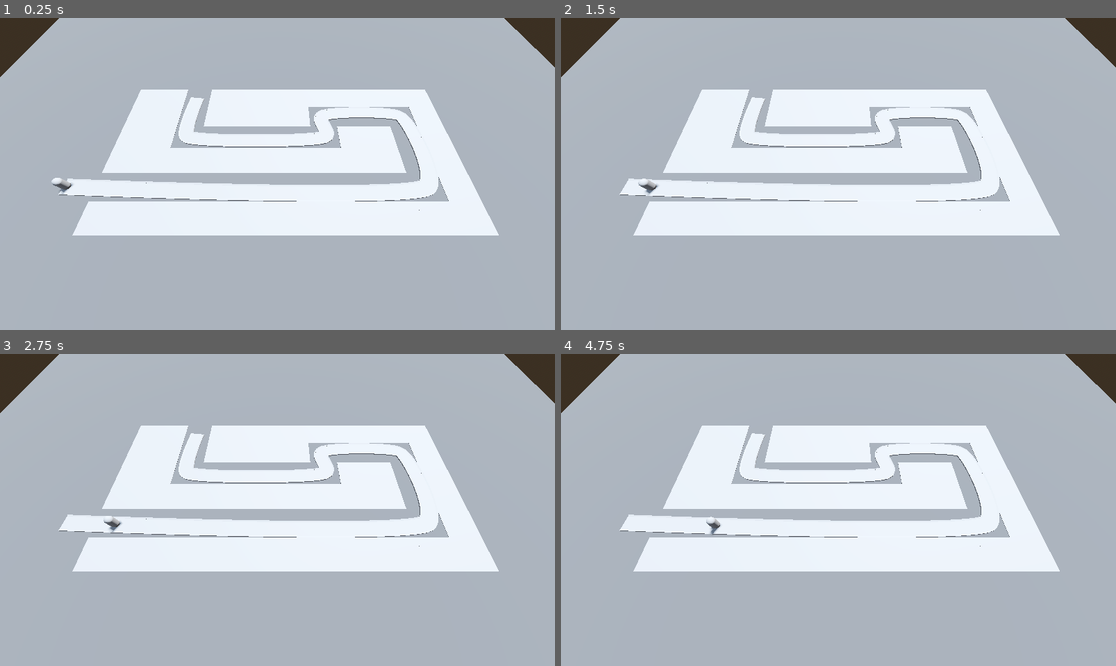
Above: before the commit, frames 1-4 (two rows, left to right).
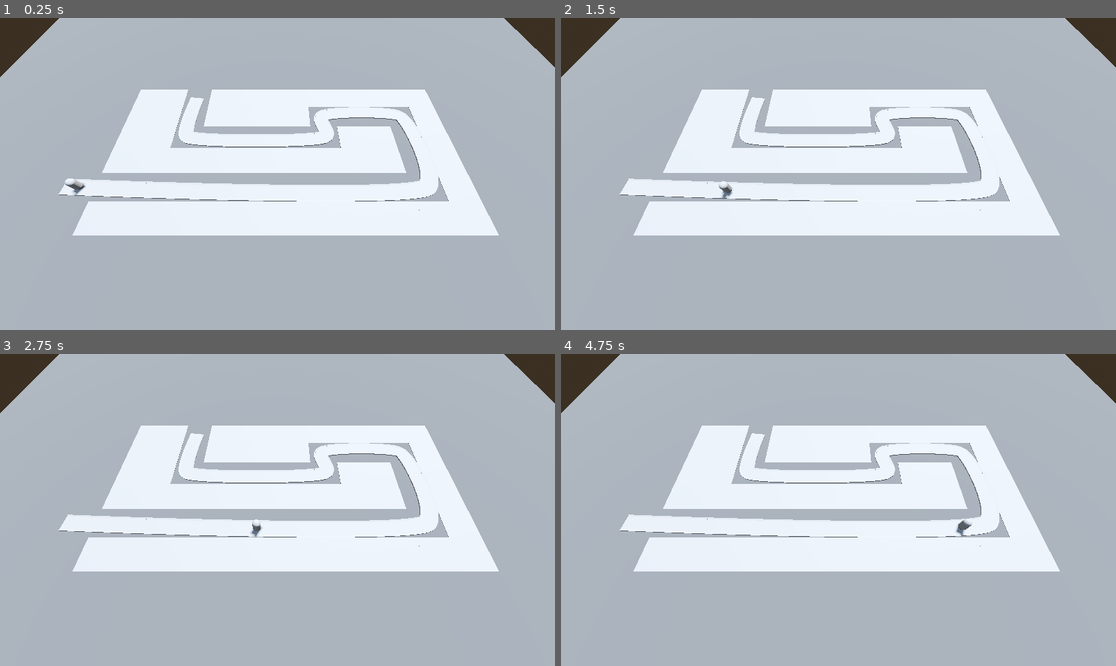
Above: after the commit, the same moments.

Repository: laoniutoushx/TD-demo-2024-04-03
Game: Godot game, scene res://base_level.tscn
Two runs of this game, one before a commit and one after it. Both use one fixed random seed, a clock stepped at 60 frames per second and the inputs below.
Inputs:
- Up to frame 1 (0.25 s): no input
- Up to frame 2 (1.5 s): no input
- Up to frame 3 (2.75 s): no input
- Up to frame 4 (4.75 s): no input

The runs differ from the first frame. In frame 1, 0.2% of the frame differs, in the area x 9-16%, y 51-57%; in frame 2, 0.2%; in frame 3, 0.1%; in frame 4, 0.2%.

Commit message:
Update enemy.tscn

Diff:
--- a/Enemy/enemy.tscn
+++ b/Enemy/enemy.tscn
@@ -7,6 +7,7 @@
 [node name="Enemy" type="PathFollow3D"]
 transform = Transform3D(-4.37105e-08, 0, -0.999979, 0, 1, 0, 0.999979, 0, -4.37105e-08, -28, 0, 6)
 script = ExtResource("1_gtcfj")
+speed = 8.93
 
 [node name="MeshInstance3D" type="MeshInstance3D" parent="."]
 transform = Transform3D(1, 0, 0, 0, 1, 0, 0, 0, 1, 0, 1, 0)
